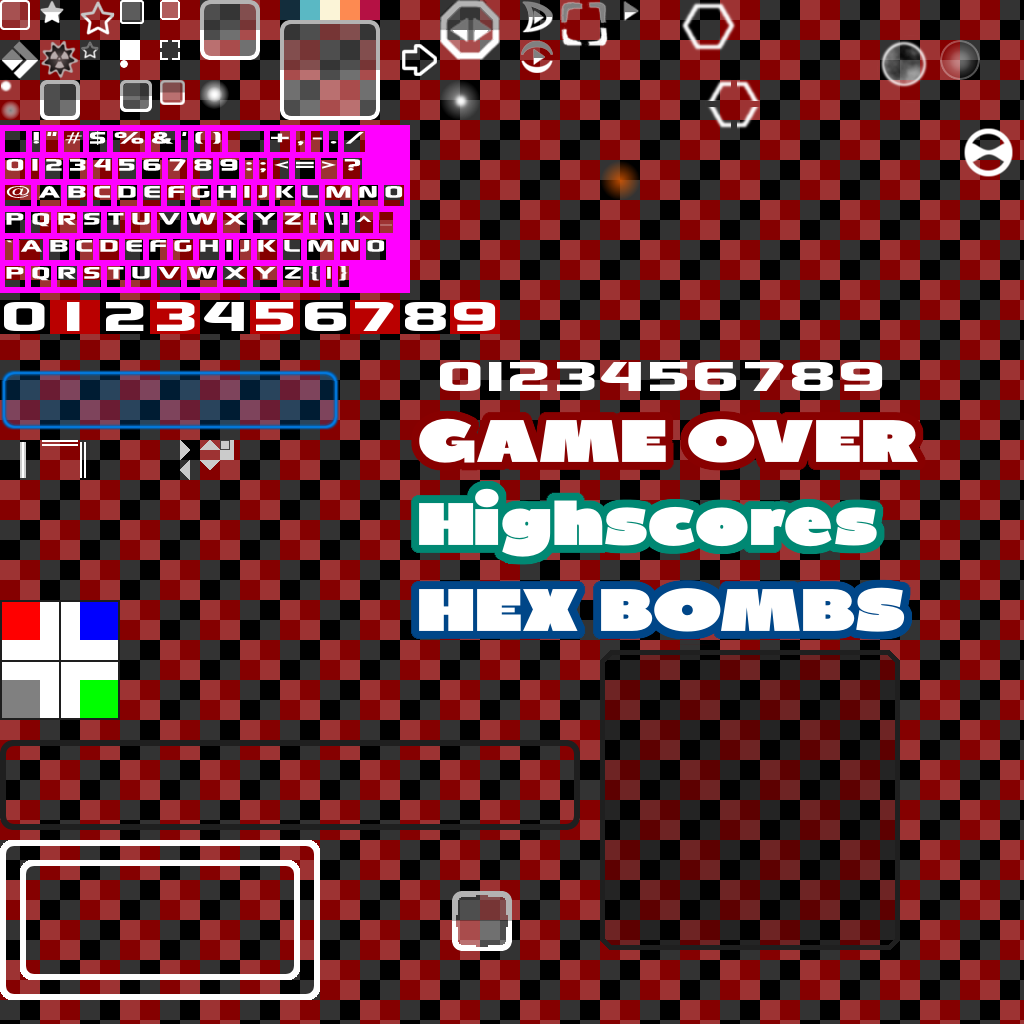
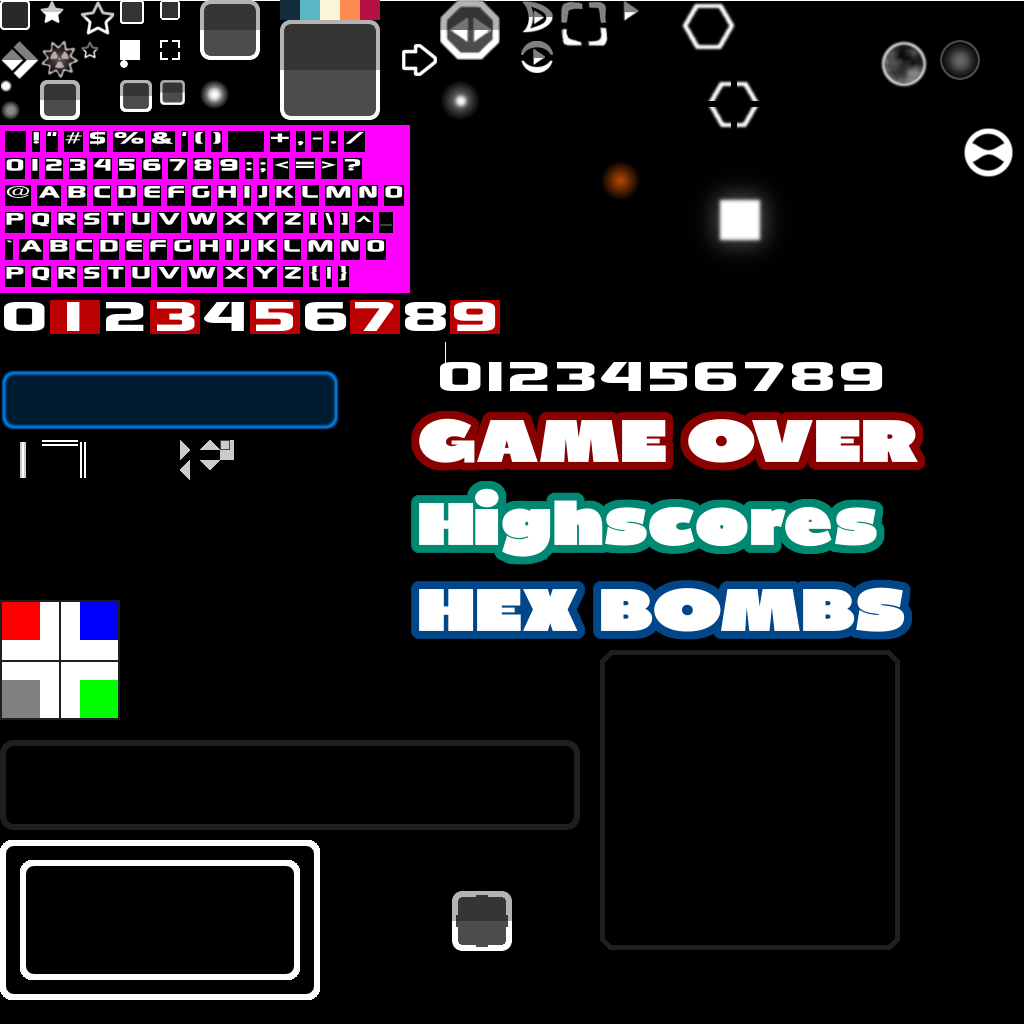
Revision of a layered 1024x1024 image; what changed, layer by layer:
added layer "Ebene #4" above "Alien Glow" over 715, 195, 765, 245
added layer "Alien Glow" (30%) above "Ebene #13" over 683, 163, 797, 277
hid "Ebene #17" over 0, 0, 1024, 1024
showed "Hintergrund" over 0, 1, 1024, 1024
